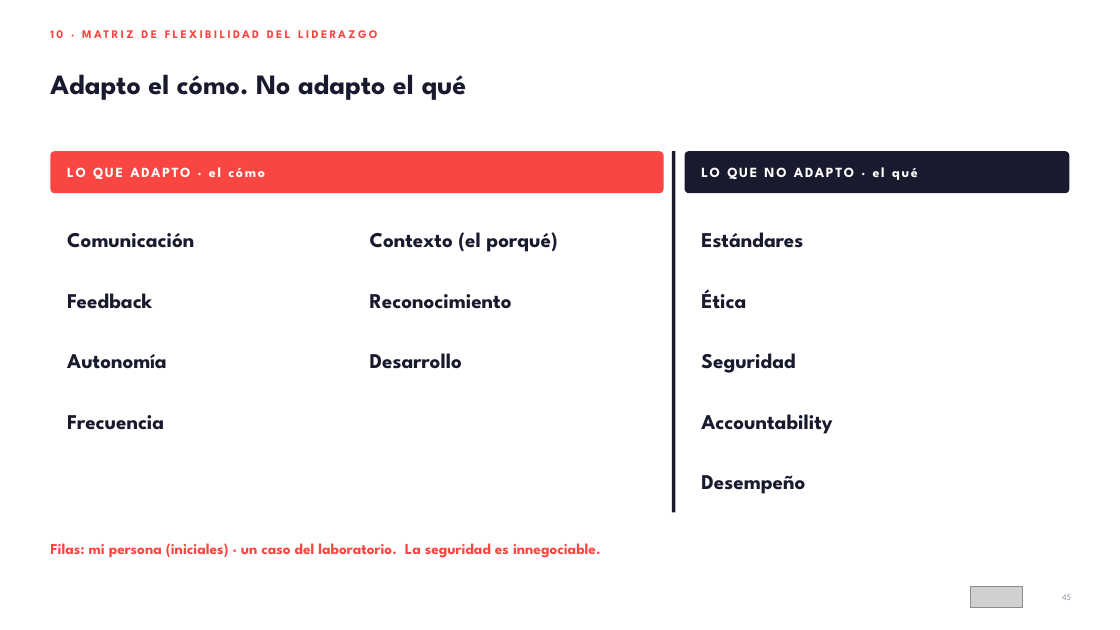
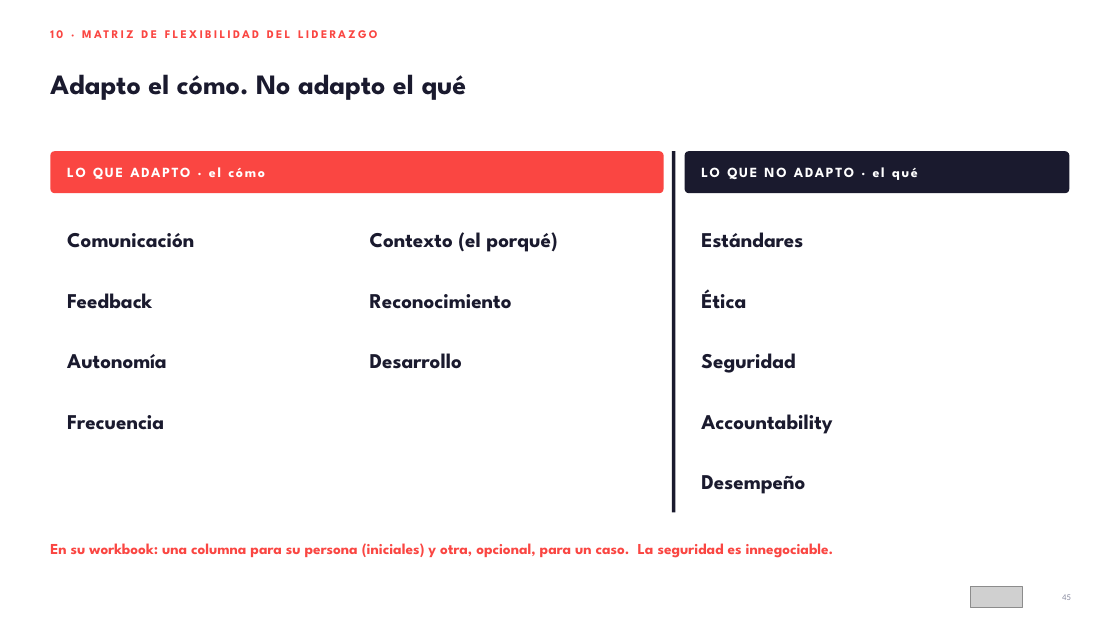
Before and after one commit to HRTrainingDevelopment/Training-and-Development-PROYECTS, a slide deck: slide 45 of workshop-liderazgo-intergeneracional/entregables/01_Deck_Liderar_entre_Generaciones_AMMX.pptx. Drawn at 1120x630 pixels with LibreOffice and Linux fonts; fonts in the diff are those of the drawing; grey boxes stand for pictures. Boxes give left, top, right and bottom in pixels: in the first picture for what was removed or moved away, otherwise in the second. Text is boxed around its words. In the diff, an @@ line names an element or a change of style, - is before the commit and + after.

```diff
--- a/workshop-liderazgo-intergeneracional/entregables/01_Deck_Liderar_entre_Generaciones_AMMX.pptx
+++ b/workshop-liderazgo-intergeneracional/entregables/01_Deck_Liderar_entre_Generaciones_AMMX.pptx
@@ text at box(50, 543, 834, 558): text changed @@
-Filas: mi persona (iniciales) · un caso del laboratorio. La seguridad es innegociable.
+En su workbook: una columna para su persona (iniciales) y otra, opcional, para un caso. La seguridad es innegociable.
```
Also in this commit, not shown: 21 other slides changed, 2 slides added, 32 other files.
